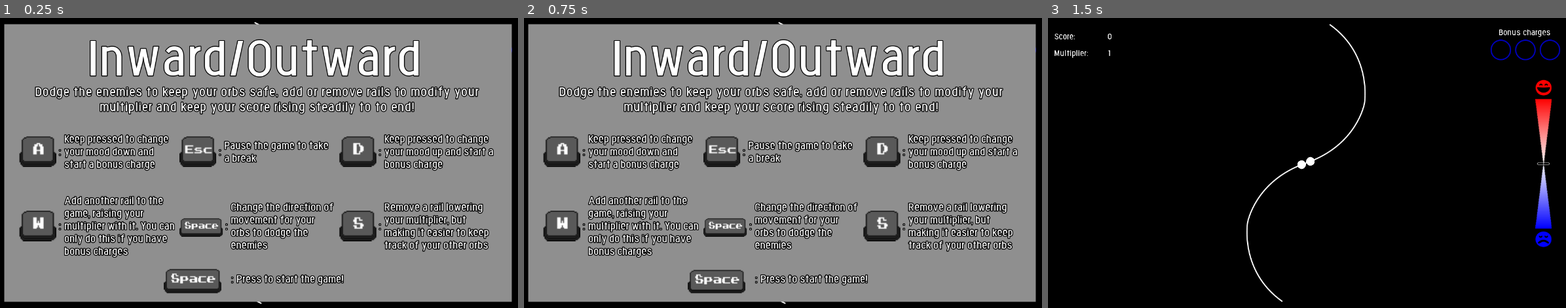
Above: before the commit, frames 1-3 (left to right).
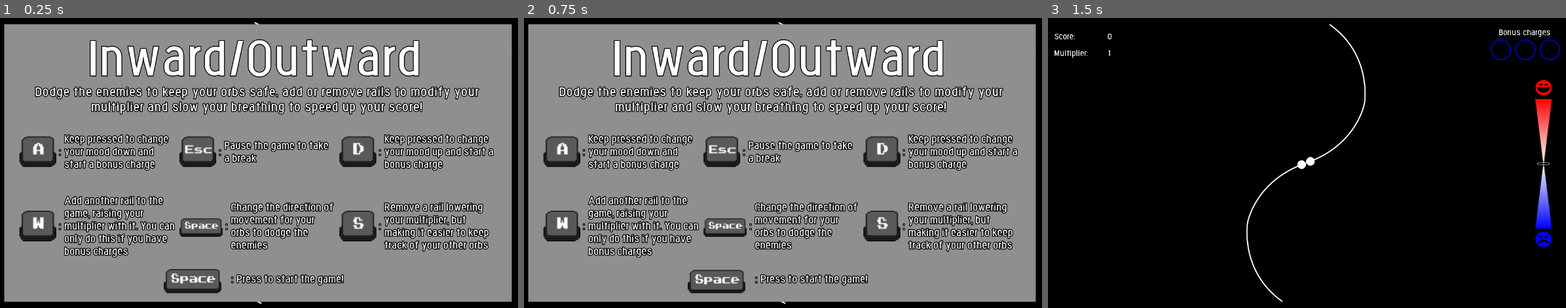
Above: after the commit, the same moments.

Repository: Aramatis/HRM-Game
Game: Godot game, scene res://scenes/levels/inward_outward/inward_outward.tscn
The game is run twice, just before and just after one commit, with the same random seed, the same clock (stepped at 60 frames per second) and the same inputs. This scene is started directly instead of the project's main scene.
Inputs (mouse positions are in pixels of both pictures, inside the frame that each line leads up to):
- Up to frame 1 (0.25 s): no input
- Up to frame 2 (0.75 s): tap Enter at 0.5 s; move the mouse to (896, 148) at 0.52 s; hold D (valence_up) from 0.53 s (still down); hold W (apply_bonus) from 0.53 s (still down)
- Up to frame 3 (1.5 s): tap Enter at 1.25 s; move the mouse to (1203, 177) at 1.27 s; release D (valence_up) at 1.28 s; release W (apply_bonus) at 1.28 s; hold A (valence_down) from 1.28 s (still down); tap Space (main_action) at 1.35 s

The runs differ from the first frame. In frame 1, 1.7% of the frame differs, in the area x 17-82%, y 28-34%; in frame 2, 1.7%; in frame 3, nothing differs.
Error in both runs: Assertion failed. (res://scripts/autoload/settings.gd:40)

Commit message:
Fixed scene switching bugs

Diff:
--- a/scenes/levels/inward_outward/inward_outward.tscn
+++ b/scenes/levels/inward_outward/inward_outward.tscn
@@ -26,7 +26,7 @@
 margin_right = 0.400024
 margin_bottom = 0.200012
 level_name = "Inward/Outward"
-level_flavor_text = "Dodge the enemies to keep your orbs safe, add or remove rails to modify your multiplier and keep your score rising steadily to to end!"
+level_flavor_text = "Dodge the enemies to keep your orbs safe, add or remove rails to modify your multiplier and slow your breathing to speed up your score!"
 bonus_action_text = "Add another rail to the game, raising your multiplier with it. You can only do this if you have bonus charges"
 main_action_text = "Change the direction of movement for your orbs to dodge the enemies"
 second_action_text = "Remove a rail lowering your multiplier, but making it easier to keep track of your other orbs"
--- a/scenes/levels/level_gui/level_gui.tscn
+++ b/scenes/levels/level_gui/level_gui.tscn
@@ -124,7 +124,7 @@
 
 [node name="IntroLayer" type="CanvasLayer" parent="."]
 pause_mode = 2
-layer = 127
+layer = -20
 
 [node name="Panel" type="ColorRect" parent="IntroLayer"]
 anchor_right = 1.0
--- a/scenes/main_menu.tscn
+++ b/scenes/main_menu.tscn
@@ -194,10 +194,10 @@
 
 [node name="ScanGui" parent="GUI/Menu" instance=ExtResource( 9 )]
 visible = false
-margin_left = 120.0
-margin_top = 163.908
-margin_right = 920.0
-margin_bottom = 375.908
+margin_left = 0.0
+margin_top = 348.0
+margin_right = 1040.0
+margin_bottom = 560.0
 
 [node name="InitialSurvey" type="HBoxContainer" parent="GUI"]
 visible = false
@@ -498,6 +498,8 @@
 
 [node name="AffectiveSlider" parent="GUI/InitialSurvey/Survey2/Slider/SliderContainer" instance=ExtResource( 17 )]
 rect_scale = Vector2( 1.2, 1.2 )
+location = 2
+vertical = false
 scale_ponderator = 1.2
 
 [node name="ValenceUpKey" type="TextureRect" parent="GUI/InitialSurvey/Survey2/Slider"]
@@ -560,6 +562,9 @@
 size_flags_stretch_ratio = 0.0
 
 [node name="ChangePage" type="Tween" parent="GUI/InitialSurvey"]
+[connection signal="exit_requested" from="GUI" to="." method="exit_game"]
+[connection signal="request_hr" from="GUI" to="." method="config_hr"]
+[connection signal="start_requested" from="GUI" to="." method="start_game"]
 [connection signal="quit_pressed" from="GUI/Menu/MenuOptions" to="GUI" method="_quit_game"]
 [connection signal="scan_pressed" from="GUI/Menu/MenuOptions" to="GUI" method="_show_scan"]
 [connection signal="settings_pressed" from="GUI/Menu/MenuOptions" to="GUI" method="_show_settings"]
@@ -568,14 +573,15 @@
 [connection signal="pressed" from="GUI/Menu/MenuOptions/Start" to="GUI/Menu/MenuOptions" method="_on_start_pressed"]
 [connection signal="pressed" from="GUI/Menu/MenuOptions/Settings" to="GUI/Menu/MenuOptions" method="_on_settings_pressed"]
 [connection signal="pressed" from="GUI/Menu/MenuOptions/Quit" to="GUI/Menu/MenuOptions" method="_on_quit_pressed"]
+[connection signal="device_ready" from="GUI/Menu/ScanGui" to="GUI" method="_prepare_start"]
 [connection signal="data_set" from="GUI/InitialSurvey" to="." method="_set_data"]
-[connection signal="start_pressed" from="GUI/InitialSurvey" to="." method="start_game"]
+[connection signal="start_pressed" from="GUI/InitialSurvey" to="GUI" method="_start_game"]
 [connection signal="pressed" from="GUI/InitialSurvey/Survey1/MoodButtons1/LowValence/Angry" to="GUI/InitialSurvey" method="_first_answer" flags=6 binds= [ 5.0, 8.0 ]]
 [connection signal="pressed" from="GUI/InitialSurvey/Survey1/MoodButtons1/LowValence/Bored" to="GUI/InitialSurvey" method="_first_answer" flags=6 binds= [ 5.0, 2.0 ]]
 [connection signal="pressed" from="GUI/InitialSurvey/Survey1/MoodButtons1/HighValence/Excited" to="GUI/InitialSurvey" method="_first_answer" flags=6 binds= [ 15.0, 8.0 ]]
 [connection signal="pressed" from="GUI/InitialSurvey/Survey1/MoodButtons1/HighValence/Relaxed" to="GUI/InitialSurvey" method="_first_answer" binds= [ 15.0, 2.0 ]]
 [connection signal="pressed" from="GUI/InitialSurvey/Survey1/MoodButtons2/HighValence/Excited" to="GUI/InitialSurvey" method="_second_answer" flags=6 binds= [ 15.0, 8.0 ]]
 [connection signal="pressed" from="GUI/InitialSurvey/Survey1/MoodButtons2/HighValence/Relaxed" to="GUI/InitialSurvey" method="_second_answer" binds= [ 15.0, 2.0 ]]
-[connection signal="valence_decreased" from="GUI/InitialSurvey/Survey2/Slider/SliderContainer/AffectiveSlider" to="GUI/InitialSurvey" method="_slider_change" binds= [ -1 ]]
-[connection signal="valence_increased" from="GUI/InitialSurvey/Survey2/Slider/SliderContainer/AffectiveSlider" to="GUI/InitialSurvey" method="_slider_change" binds= [ 1 ]]
-[connection signal="pressed" from="GUI/InitialSurvey/Survey2/StartButton/StartGame" to="GUI" method="_start_game"]
+[connection signal="valence_decreased" from="GUI/InitialSurvey/Survey2/Slider/SliderContainer/AffectiveSlider" to="GUI/InitialSurvey" method="_slider_change" binds= [ -1.0 ]]
+[connection signal="valence_increased" from="GUI/InitialSurvey/Survey2/Slider/SliderContainer/AffectiveSlider" to="GUI/InitialSurvey" method="_slider_change" binds= [ 1.0 ]]
+[connection signal="pressed" from="GUI/InitialSurvey/Survey2/StartButton/StartGame" to="GUI/InitialSurvey" method="_start_game_pressed"]
--- a/scripts/Main.gd
+++ b/scripts/Main.gd
@@ -5,6 +5,7 @@
 
 # * Functions
 var _data: Dictionary
+var level_name := "main_menu"
 
 
 # Called when the node enters the scene tree for the first time.
@@ -12,13 +13,12 @@
 	scene_switcher.connect_current_scene()
 	_data = {}
 	_data["current_hr"] = -1.0
-	heart_connector.register_hrm(
-		self, "_hr_placeholder", "update_hr", "_hr_placeholder"
-	)
 
 
 # Returns the configured data
 func retrieve_data() -> Dictionary:
+	print("Data retrieved:")
+	print(_data)
 	return _data
 
 
@@ -33,9 +33,16 @@
 
 
 # Returns the configured data
-func _set_data(data: Dictionary):
+func _set_data(data: Dictionary) -> void:
 	data["current_hr"] = _data["current_hr"]
 	_data = data
+
+
+# Configures hr updates
+func config_hr() -> void:
+	heart_connector.register_hrm(
+		self, "_hr_placeholder", "update_hr", "_hr_placeholder"
+	)
 
 
 # Adjusts the current hr
--- a/scripts/autoload/scene_switcher.gd
+++ b/scripts/autoload/scene_switcher.gd
@@ -6,6 +6,7 @@
 const _path_prefix := "res://scenes/levels/%s"
 var _path: String
 var _next_scene
+var _prev_scene
 var _next_state: Dictionary
 var _path_list: PoolStringArray
 var _path_number: int
@@ -39,6 +40,7 @@
 	_path_number += 1
 	_path_number %= _path_list.size()
 	_path = _path_prefix % _path_list[_path_number]
+	_path += ".tscn"
 	_preload_scene()
 	_load_scene()
 
@@ -53,7 +55,7 @@
 
 # Preloads the scene in the given path
 func _preload_scene() -> void:
-	_next_scene = ResourceLoader.load(_path)
+	_next_scene = load(_path)
 
 
 # Loads an already preloaded scene, returning the given path
@@ -65,15 +67,21 @@
 
 # Frees the current scene when it's safe
 func _deferred_load() -> void:
-	var _current_scene = get_tree().get_current_scene()
-	_current_scene.free()
-	var next_scene = _next_scene.instance()
-	get_tree().set_current_scene(next_scene)
-	_load_previous_state(next_scene)
-	next_scene.connect(
-		"level_finished", self, "scene_change", [], Object.CONNECT_ONESHOT
+	_prev_scene = get_tree().get_current_scene()
+	get_tree().change_scene_to(_next_scene)
+
+
+# Finished the loading of a scene after changing
+func finish_load(node: Node) -> void:
+	node.call_deferred(
+		"connect",
+		"level_finished",
+		self,
+		"scene_change",
+		[],
+		Object.CONNECT_ONESHOT
 	)
-	next_scene.start()
+	_load_previous_state(node)
 
 
 # Retrieves the state of the current scene
@@ -104,4 +112,4 @@
 # Loads the saved state from a previous scene
 func _load_previous_state(scene) -> void:
 	if not _next_state.empty():
-		scene.set_start(_next_state)
+		scene.call_deferred("set_start", _next_state)
--- a/scripts/gui/MainMenu/GUI.gd
+++ b/scripts/gui/MainMenu/gui.gd
@@ -1,3 +1,4 @@
+# * Signals
 extends Control
 
 # * Signals
@@ -6,6 +7,8 @@
 signal exit_requested
 # Thrown to request start of the game
 signal start_requested
+# Thrown to request start of hr updates
+signal request_hr
 
 # * Constants
 
@@ -97,6 +100,7 @@
 	_clean_panel()
 	$Menu/MenuOptions.hide_scan()
 	$Menu/MenuOptions.show_start()
+	emit_signal("request_hr")
 
 
 # Sends a signal to exit the game
--- a/scripts/gui/MainMenu/initial_survey.gd
+++ b/scripts/gui/MainMenu/initial_survey.gd
@@ -43,7 +43,7 @@
 
 # Sets the first answer
 func _first_answer(valence: float, arousal: float) -> void:
-	_start_valence = valence
+	_start_valence = valence / 2
 	_start_arousal = arousal
 	_survey1.get_node("Question1").hide()
 	_survey1.get_node("MoodButtons1").hide()
@@ -60,7 +60,7 @@
 	else:
 		scene_switcher.set_path_mode(1)
 	_set_slider_pause(false)
-	_slider.change_valence(_start_valence - 10)
+	_slider.change_valence(_start_valence)
 	_change_page()
 
 
@@ -81,8 +81,8 @@
 
 
 # Handles a change in the slider
-func _slider_change(delta: int) -> void:
-	_start_valence += delta
+func _slider_change(delta: float) -> void:
+	_start_valence += (delta / 2)
 
 
 # Pauses the slider processing: if pause is true, pauses
--- a/scripts/gui/affective_slider.gd
+++ b/scripts/gui/affective_slider.gd
@@ -105,8 +105,8 @@
 
 
 # Changes the valence on the slider, without sending signals
-func change_valence(slider_delta: int) -> void:
-	_slider.value += slider_delta
+func change_valence(slider_pos: float) -> void:
+	_slider.value = (slider_pos * 2)
 
 
 # Change both colors representing valence
--- a/scripts/levels/base_level/level_controller.gd
+++ b/scripts/levels/base_level/level_controller.gd
@@ -75,6 +75,7 @@
 	level_gui.connect("valence_change", self, "_update_valence")
 	# Show user's mouse while the introduction screen is on
 	Input.set_mouse_mode(Input.MOUSE_MODE_VISIBLE)
+	scene_switcher.finish_load(self)
 	# Pause the game while the introduction screen is on
 	get_tree().paused = true
 	_paused = true
@@ -95,11 +96,12 @@
 # Sets the initial values to start the level
 func set_start(dict: Dictionary) -> void:
 	base_valence = dict["current_val"]
+	print("base valence: " + str(base_valence))
 	current_valence = base_valence
 	base_local_difficulty = dict["base_diff"]
 	current_difficulty = base_local_difficulty
 	target_local_difficulty = dict["target_diff"]
-	update_hr(int(dict["current_hr"]))
+	_heart_rates.append(int(dict["current_hr"]) * 1.0)
 	var step_amount = total_time / adjust_time
 	_diff_step = (target_local_difficulty - base_local_difficulty) / step_amount
 
@@ -117,6 +119,7 @@
 		Input.set_mouse_mode(Input.MOUSE_MODE_CAPTURED)
 		# Unpause the game
 		get_tree().paused = false
+		level_gui.set_initial_valence(base_valence)
 		_paused = false
 
 
--- a/scripts/levels/inward_outward/level_controller.gd
+++ b/scripts/levels/inward_outward/level_controller.gd
@@ -50,10 +50,10 @@
 			* extra_progress
 		)
 		hr_target_progress = 1.0
-	level_gui.set_bonus_load_speed(
+	level_gui.set_bonus_load_spd(
 		1.0 + (hr_target_progress * bonus_adjustment) + extra_bonus_speed
 	)
-	level_gui.set_score_speed(
+	level_gui.set_score_spd(
 		1.0 + (hr_target_progress * score_adjustment) + extra_score_speed
 	)
 
--- a/scripts/levels/level_gui/level_gui.gd
+++ b/scripts/levels/level_gui/level_gui.gd
@@ -48,6 +48,25 @@
 	set_slider_location(slider_location)
 	set_bonus_location(bonus_location)
 	set_score_location(score_location)
+	show_intro_layer()
+
+
+# Shows the introduction layer
+func show_intro_layer() -> void:
+	if _intro_layer:
+		_intro_layer.set_layer(20)
+
+
+# Hides the introduction layer
+func hide_intro_layer() -> void:
+	if _intro_layer:
+		_intro_layer.set_layer(-20)
+
+
+# Sets the initial valence for the slider
+func set_initial_valence(valence: float) -> void:
+	print("initial valence: " + str(valence))
+	_slider.change_valence(valence)
 
 
 # Sets the variable slider_location to the given value
@@ -111,6 +130,7 @@
 	active = on
 	_score.set_active(on)
 	if _intro_layer:
+		hide_intro_layer()
 		remove_intro()
 
 
@@ -166,12 +186,12 @@
 
 # Returns the current load speed for the bonus
 func get_score_spd() -> float:
-	return _score.get_score_speed()
+	return _score.get_score_spd()
 
 
 # Sets a new load speed for the bonus
 func set_score_spd(spd: float) -> void:
-	_score.set_score_speed(spd)
+	_score.set_score_spd(spd)
 
 
 # Sets the text of a variable in the intro screen
